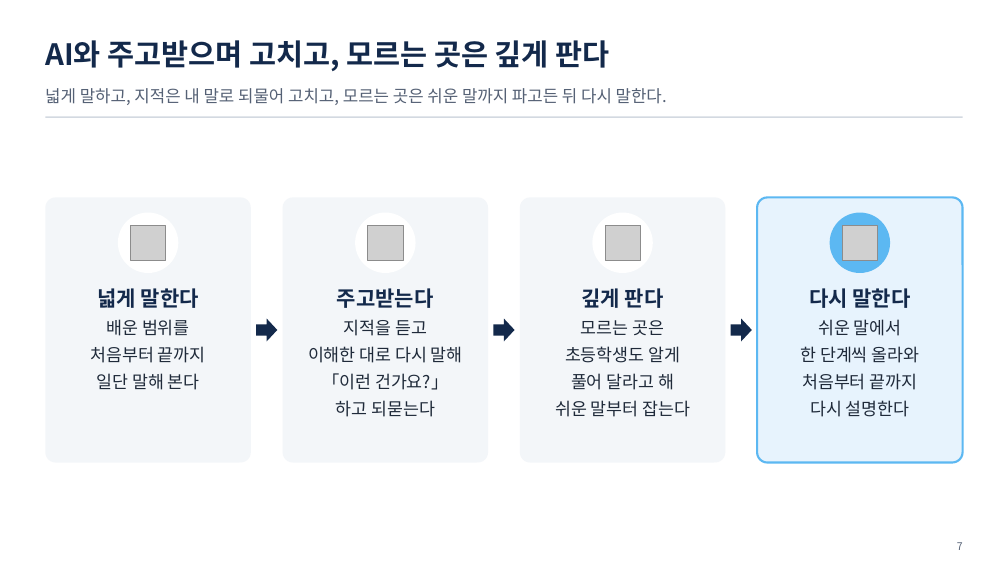
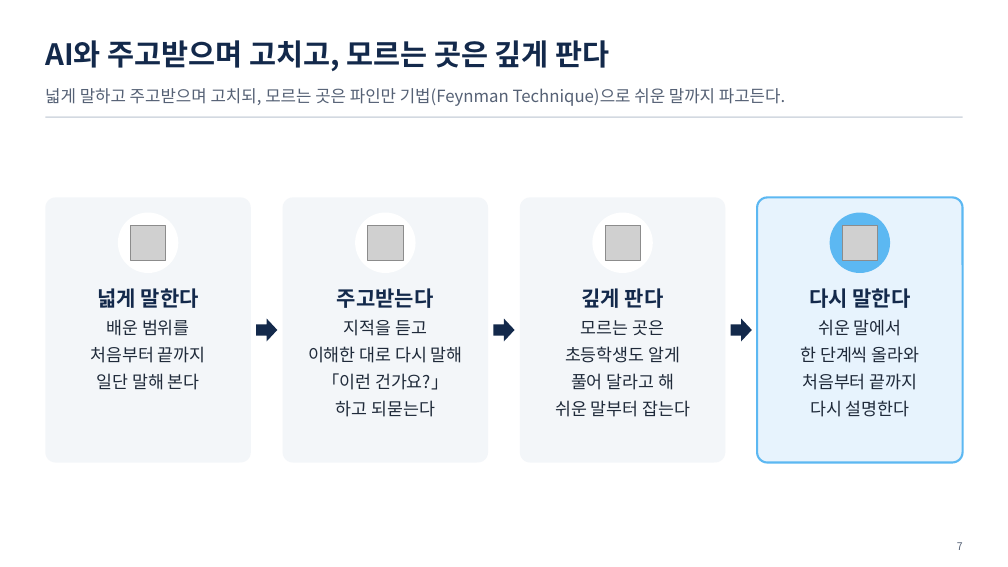
Before and after one commit to uengine-oss/hyd-iot-edu, a slide deck: slide 7 of workspace/강의제작/산출물/통합반/이론/01회차/통합반_01일차.pptx. Drawn at 1008x567 pixels with LibreOffice and Linux fonts; fonts in the diff are those of the drawing; grey boxes stand for pictures. Boxes give left, top, right and bottom in pixels: in the first picture for what was removed or moved away, otherwise in the second. Text is boxed around its words. In the diff, an @@ line names an element or a change of style, - is before the commit and + after.

Commit message:
1회차 이론 01편 대본 확정(사용자: 「완벽하다」) — 강사가 노베이스 학생 앞에서 이어 말하는 말로 1~12장 새로 쓰고 한 편으로 윤문 · 덱 5 · 7 · 8장에 학습 원리 이름(유창성 착각 · 파인만 기법 · 인출 연습), 8장을 비교 칸 대신 남는 이해 곡선 삽화로(사용자: 「셋 다 반영」)

```diff
--- a/workspace/강의제작/산출물/통합반/이론/01회차/통합반_01일차.pptx
+++ b/workspace/강의제작/산출물/통합반/이론/01회차/통합반_01일차.pptx
@@ text at (45, 88, 785, 106): text changed @@
-넓게 말하고, 지적은 내 말로 되물어 고치고, 모르는 곳은 쉬운 말까지 파고든 뒤 다시 말한다.
+넓게 말하고 주고받으며 고치되, 모르는 곳은 파인만 기법(Feynman Technique)으로 쉬운 말까지 파고든다.
```
Also in this commit, not shown: 2 other slides changed, 5 other files.
